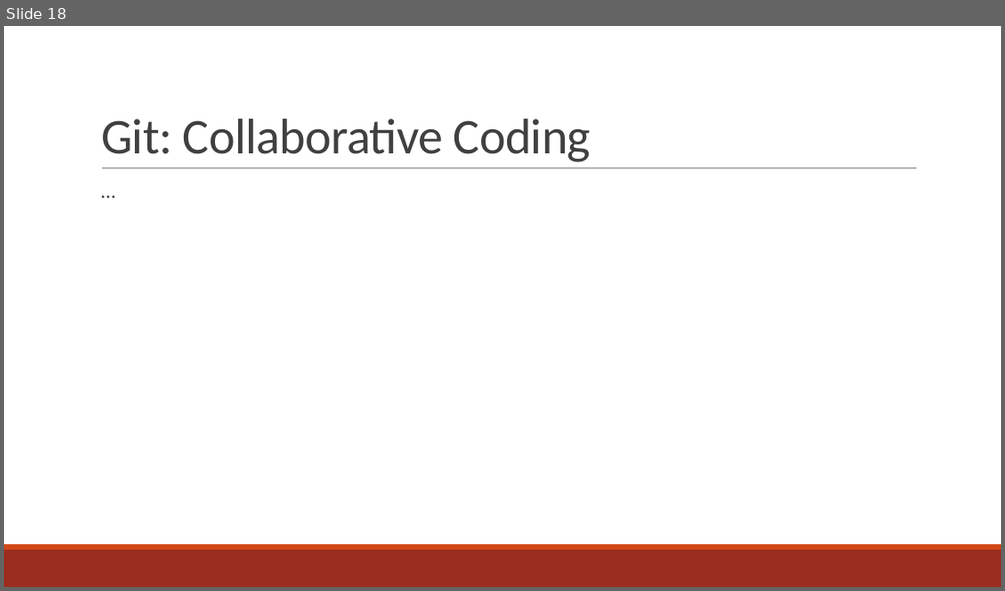
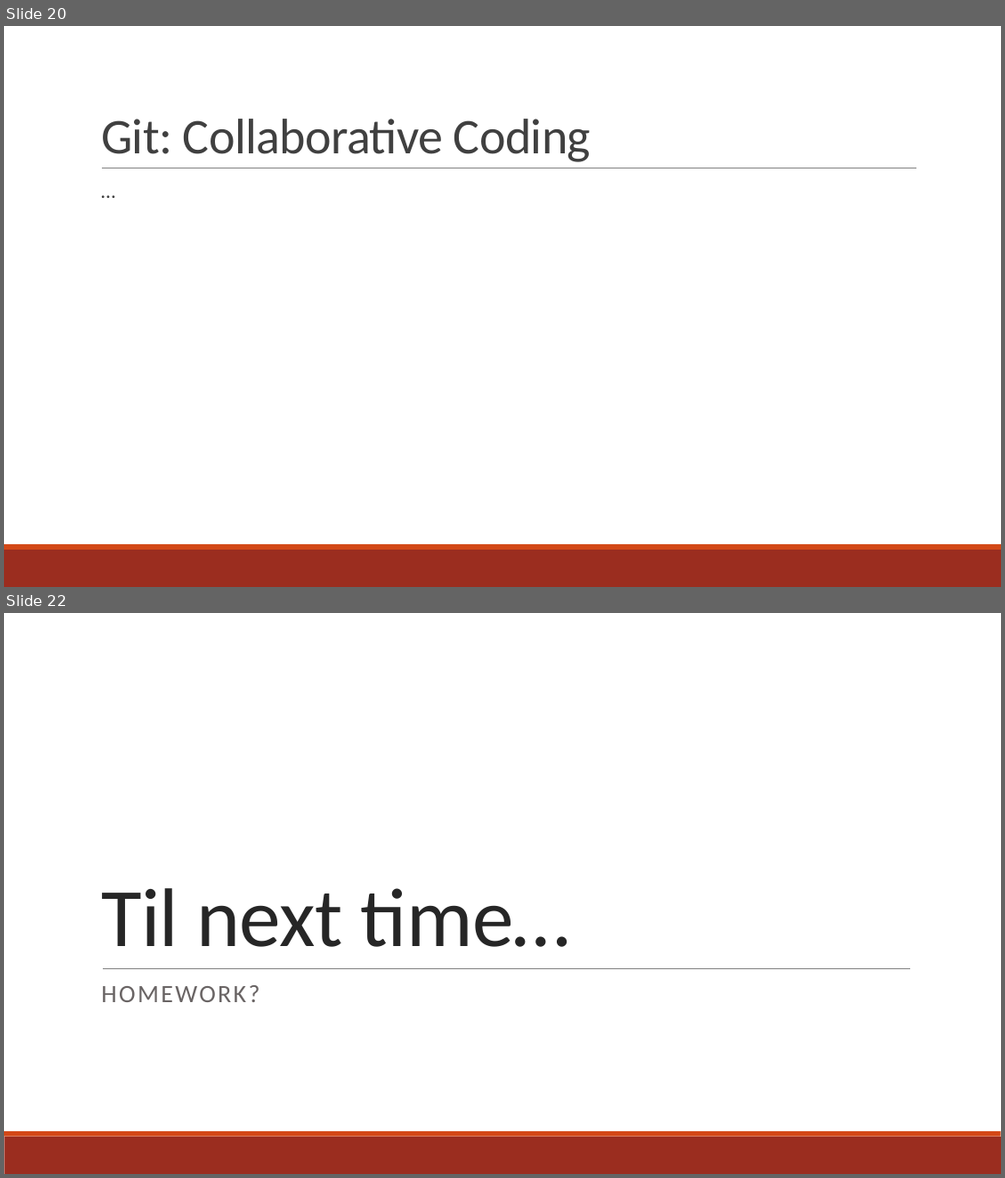
Before and after one commit to curtispmartin/Education, a slide deck: Working/2_VersionControl/2_VersionControl.pptx. Shown one above the other, each under a label of ours: slide 18 before the commit, slides 20 and 22 after it; the slides between them are not shown. The pictures are 1005x591 and 1005x1178 pixels, drawn with LibreOffice and Linux fonts; fonts in the diff are those of the drawing. Boxes give left, top, right and bottom in pixels: in the first picture for what was removed or moved away, otherwise in the second. Text is boxed around its words. In the diff, an @@ line names an element or a change of style, - is before the commit and + after.

```diff
--- a/Working/2_VersionControl/2_VersionControl.pptx
+++ b/Working/2_VersionControl/2_VersionControl.pptx
@@ slide 22 added at <box>4,613,1001,1174</box>, background #FFFFFF; not listed: 2 template elements that a slide beside it also shows @@
@@ title added at <box>101,888,571,947</box>, 80 pt, text #262626 @@
+Til next time…
@@ subtitle added at <box>101,985,259,1002</box>, 24 pt, text #696464 @@
+HOMEWORK?
@@ line added from (103, 968) to (910, 968), #808080 0.5 pt @@
@@ what was slide 18 is now slide 20 @@
```
Also in this commit, not shown: 1 slide changed, 4 other slides added, 1 slide removed, 1 other file.
